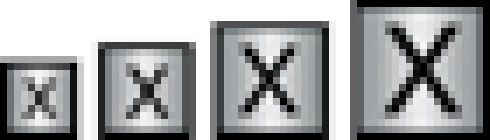
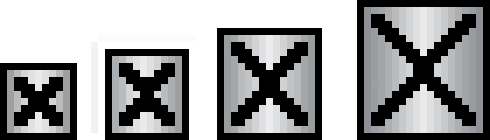
Before/after of a 490px x 140px layered artwork. What changed in the layer stack:
added layer "Layer" above "Pasted Layer" over [left=14, top=14, right=476, bottom=126]
hid "Pasted Layer" over [left=0, top=0, right=483, bottom=140]
added layer "Pasted Layer #1" over [left=0, top=0, right=483, bottom=140]
